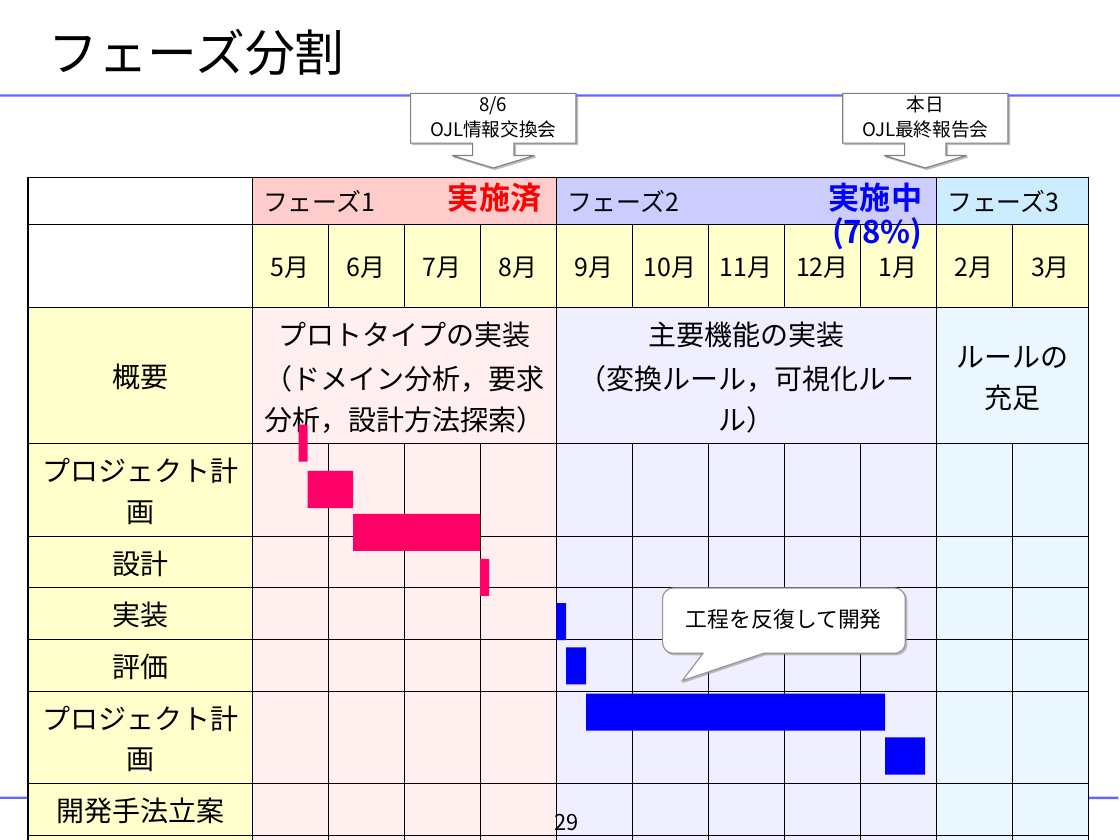
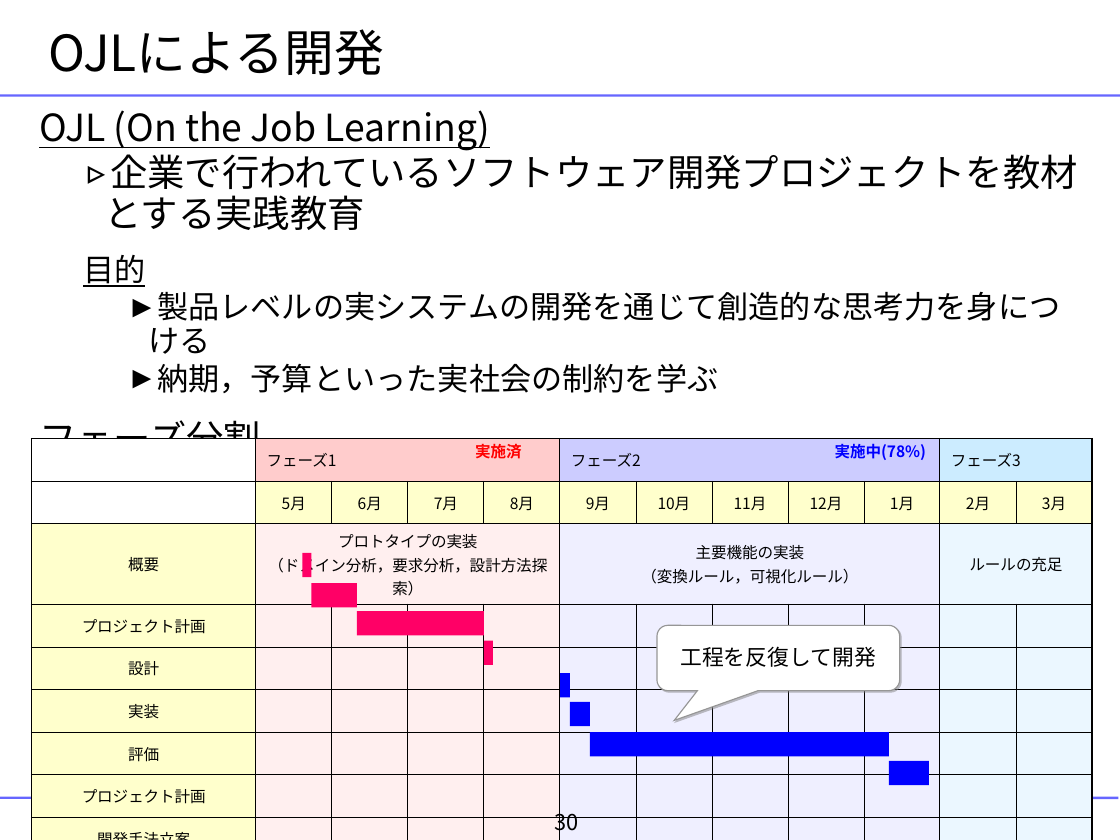
Before and after one commit to YixiaoLi/tlv4mc, a slide deck: slide 30 of doc/masterThesis/2008/goto/goto-thesis-slide.ppt (slide 29 before the commit). Drawn at 1120x840 pixels with LibreOffice and Linux fonts; fonts in the diff are those of the drawing; background and template pictures are left out. Boxes give left, top, right and bottom in pixels: in the first picture for what was removed or moved away, otherwise in the second. Text is boxed around its words. In the diff, an @@ line names an element or a change of style, - is before the commit and + after.

```diff
--- a/doc/masterThesis/2008/goto/goto-thesis-slide.ppt
+++ b/doc/masterThesis/2008/goto/goto-thesis-slide.ppt
@@ title at bbox=[48, 29, 384, 75]: text changed @@
-フェーズ分割
+OJLによる開発
@@ text added at bbox=[39, 110, 1078, 462], 24 pt, text #000000 @@
+OJL (On the Job Learning)
+  ▹ 企業で行われているソフトウェア開発プロジェクトを教材とする実践教育
+  目的
+    ► 製品レベルの実システムの開発を通じて創造的な思考力を身につける
+    ► 納期，予算といった実社会の制約を学ぶ
+フェーズ分割
@@ down arrow callout removed at bbox=[411, 93, 577, 168] @@
-8/6
-OJL情報交換会
@@ down arrow callout removed at bbox=[842, 93, 1008, 168] @@
-本日
-OJL最終報告会
@@ table at bbox=[31, 439, 1093, 808] @@
@@ size 16 to 10 pt in "フェーズ1", "フェーズ2", "フェーズ3", "5月" and 10 more places @@
@@ size 18 to 10 pt in "概要", "プロトタイプの実装", "（ドメイン分析，要求分析，設計方法探索）", "主要機能の実装" and 10 more places @@
@@ less space between paragraphs @@
@@ table: place and size @@
-table at bbox=[28, 177, 1090, 828]
+table at bbox=[31, 439, 1093, 808]
@@ text "実施済": place and size @@
-text "実施済" at bbox=[448, 182, 541, 212]
+text "実施済" at bbox=[475, 444, 522, 459]
@@ text "実施済" at bbox=[475, 444, 522, 459]: size 20 to 10 pt; less space between paragraphs @@
@@ text "実施中(78%)" at bbox=[835, 443, 926, 460]: size 20 to 10 pt; less space between paragraphs @@
@@ text "実施中(78%)": place and size @@
-text "実施中(78%)" at bbox=[829, 182, 922, 251]
+text "実施中(78%)" at bbox=[835, 443, 926, 460]
@@ rectangle: place and size @@
-rectangle at bbox=[299, 424, 308, 461]
+rectangle at bbox=[302, 553, 311, 578]
@@ rectangle: place and size @@
-rectangle at bbox=[308, 470, 354, 507]
+rectangle at bbox=[311, 584, 357, 608]
@@ rectangle: place and size @@
-rectangle at bbox=[353, 514, 479, 551]
+rectangle at bbox=[357, 612, 484, 636]
@@ rounded speech box "工程を反復して開発": place and size @@
-rounded speech box "工程を反復して開発" at bbox=[663, 588, 906, 653]
+rounded speech box "工程を反復して開発" at bbox=[657, 625, 900, 690]
@@ rounded speech box "工程を反復して開発" at bbox=[657, 625, 900, 690]: proportions changed @@
@@ rectangle: place and size @@
-rectangle at bbox=[480, 559, 489, 596]
+rectangle at bbox=[484, 641, 493, 665]
@@ rectangle: place and size @@
-rectangle at bbox=[557, 604, 567, 641]
+rectangle at bbox=[560, 673, 570, 698]
@@ rectangle: place and size @@
-rectangle at bbox=[567, 647, 587, 684]
+rectangle at bbox=[570, 702, 590, 727]
@@ rectangle: place and size @@
-rectangle at bbox=[586, 693, 885, 730]
+rectangle at bbox=[590, 732, 889, 757]
@@ rectangle: place and size @@
-rectangle at bbox=[885, 738, 925, 775]
+rectangle at bbox=[889, 760, 930, 785]
@@ page number at bbox=[554, 808, 578, 836]: text changed @@
-29
+30
@@ text at bbox=[580, 817, 613, 818]: text changed @@
-/38
+/39
```
Also in this commit, not shown: 32 other slides changed, 5 slides added, 3 slides removed, 3 other files.
